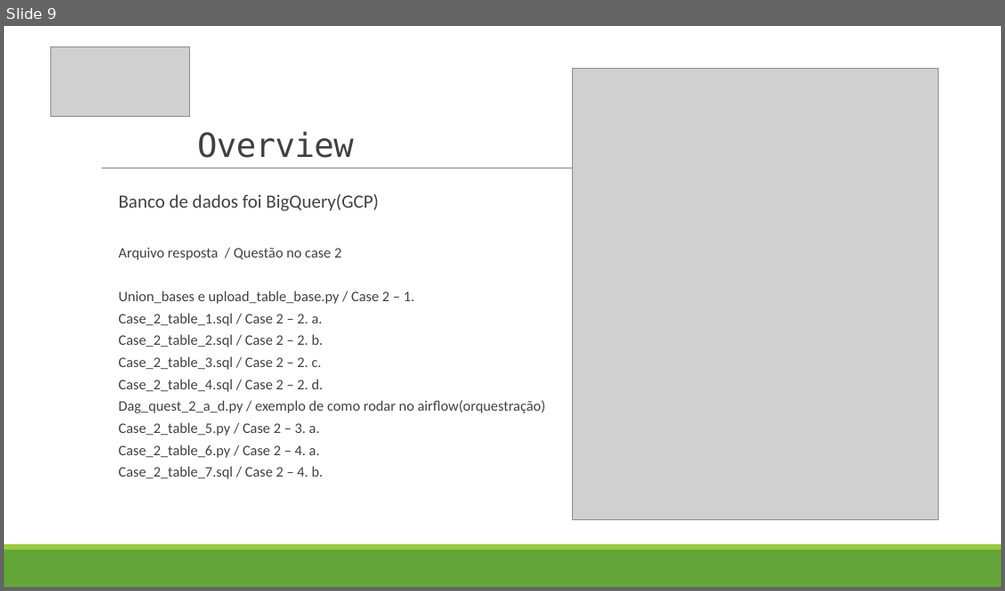
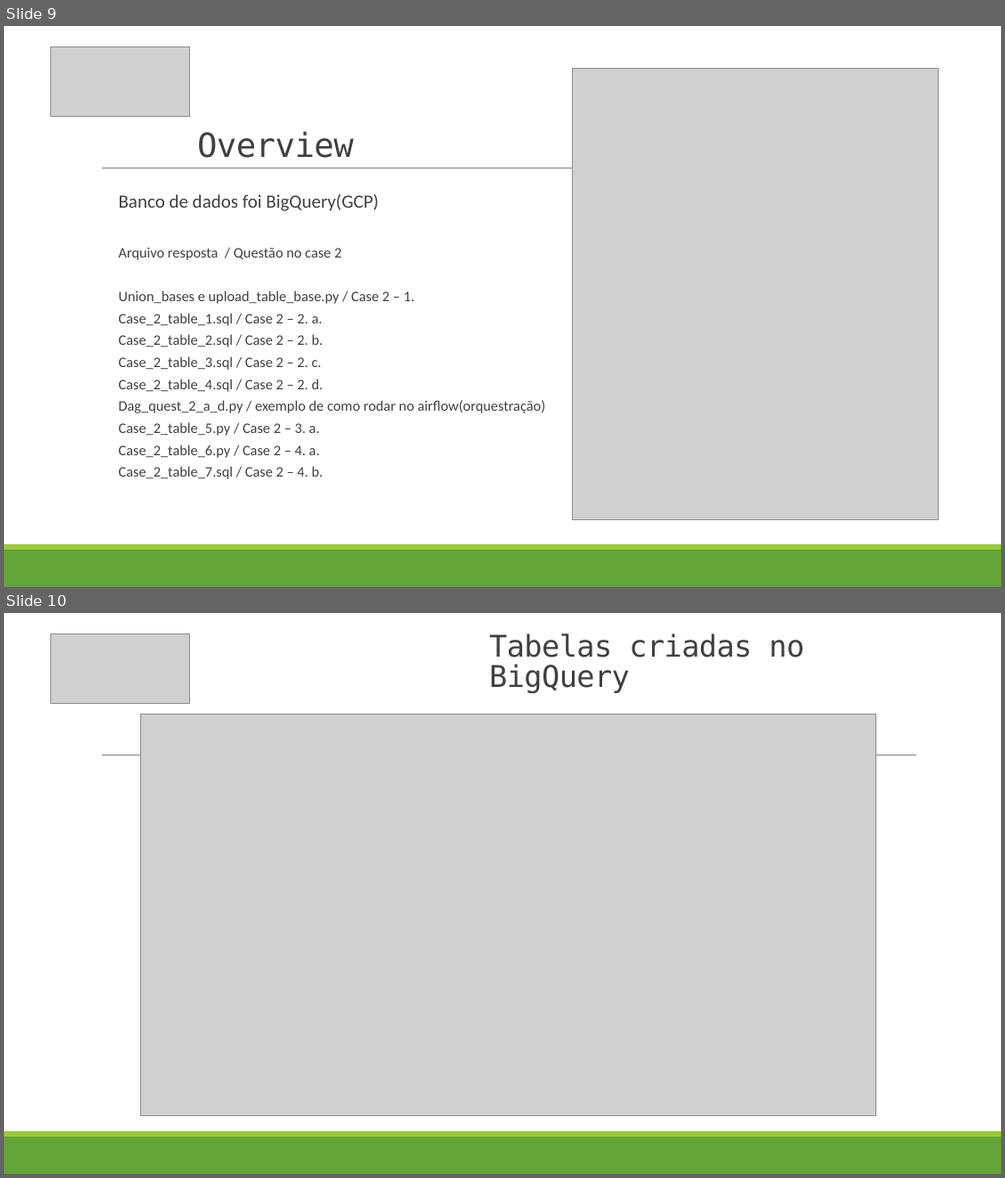
Before and after one commit to PauloH1996/case_grupo_boticario_data_engineer, a slide deck: apresentacao case - grupo boticario.pptx. Shown one above the other, each under a label of ours: slide 9 before the commit, slides 9 and 10 after it. The pictures are 1005x591 and 1005x1178 pixels, drawn with LibreOffice and Linux fonts; fonts in the diff are those of the drawing; grey boxes stand for pictures. Boxes give left, top, right and bottom in pixels: in the first picture for what was removed or moved away, otherwise in the second. Text is boxed around its words. In the diff, an @@ line names an element or a change of style, - is before the commit and + after.

```diff
--- a/apresentacao case - grupo boticario.pptx
+++ b/apresentacao case - grupo boticario.pptx
@@ slide 10 added at [4, 613, 1001, 1174], background #FFFFFF; not listed: 3 template elements that a slide beside it also shows @@
@@ picture added at [50, 634, 189, 704] @@
@@ title added at [489, 633, 804, 693], 28.8 pt, text #404040 @@
+Tabelas criadas no BigQuery
@@ picture added at [140, 714, 876, 1116] @@
```
Also in this commit, not shown: 1 slide changed.
